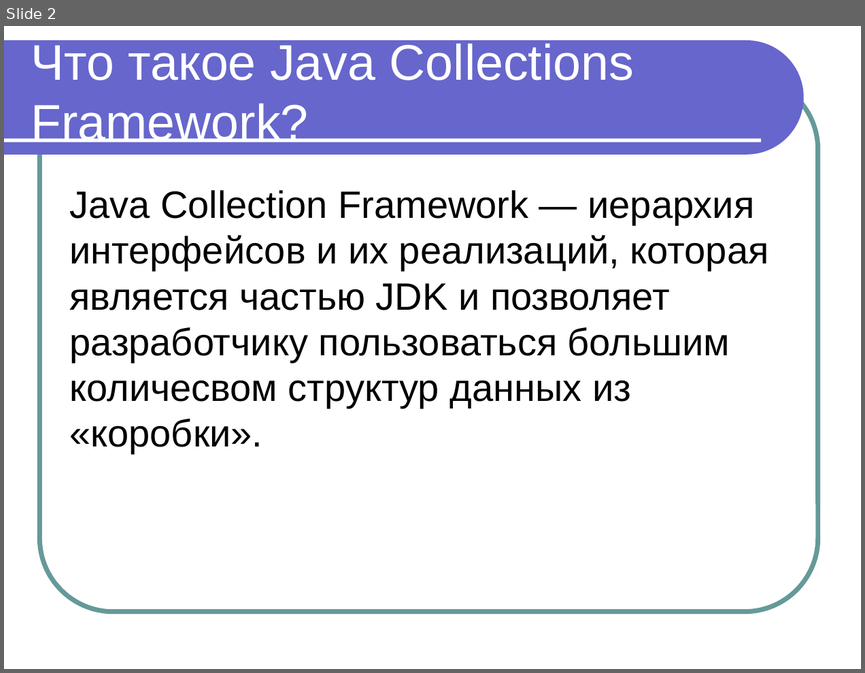
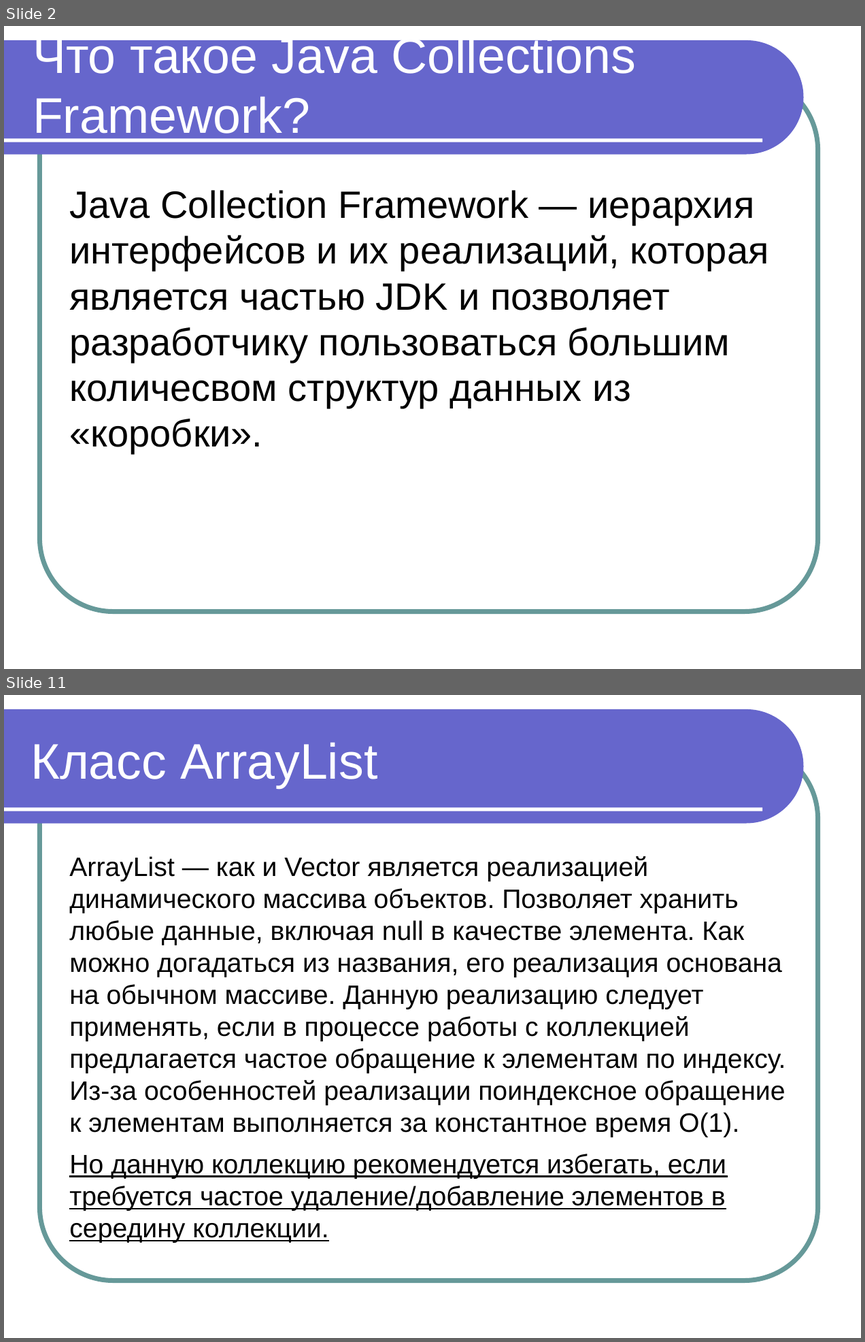
Before and after one commit to maxchv/JavaLessons, a slide deck: Lesson10/JavaCollections.ppt. Shown one above the other, each under a label of ours: slide 2 before the commit, slides 2 and 11 after it; the slides between them are not shown. The pictures are 865x673 and 865x1342 pixels, drawn with LibreOffice and Linux fonts; fonts in the diff are those of the drawing. Boxes give left, top, right and bottom in pixels: in the first picture for what was removed or moved away, otherwise in the second. Text is boxed around its words. In the diff, an @@ line names an element or a change of style, - is before the commit and + after.

Commit message:
Добавлена презентация Коллекции

```diff
--- a/Lesson10/JavaCollections.ppt
+++ b/Lesson10/JavaCollections.ppt
@@ slide 11 added at [4, 695, 861, 1338], background #FFFFFF; not listed: 3 template elements that a slide beside it also shows @@
@@ title added at [31, 742, 378, 788], 42 pt, text #FFFFFF @@
+Класс ArrayList
@@ text added at [69, 856, 786, 1242], 22.4 pt, text #000000 @@
+ArrayList — как и Vector является реализацией динамического массива объектов. Позволяет хранить любые данные, включая null в качестве элемента. Как можно догадаться из названия, его реализация основана на обычном массиве. Данную реализацию следует применять, если в процессе работы с коллекцией предлагается частое обращение к элементам по индексу. Из-за особенностей реализации поиндексное обращение к элементам выполняется за константное время O(1).
+Но данную коллекцию рекомендуется избегать, если требуется частое удаление/добавление элементов в середину коллекции.
@@ slide 2 changed as well @@
@@ text "Что такое Java Collections Framework?" rewrapped from [31, 43, 634, 142] to [33, 33, 636, 142] @@
```
Also in this commit, not shown: 40 other slides added.
